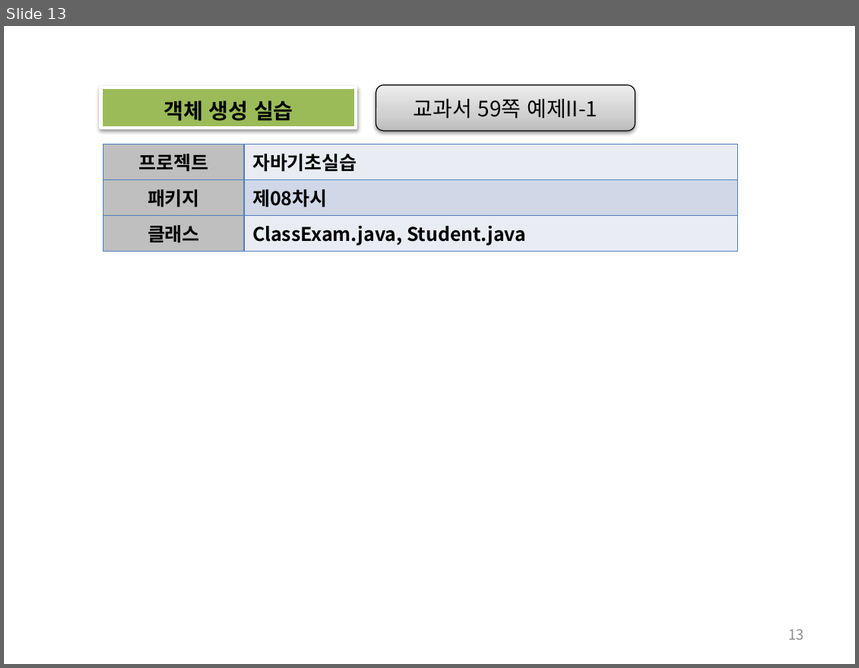
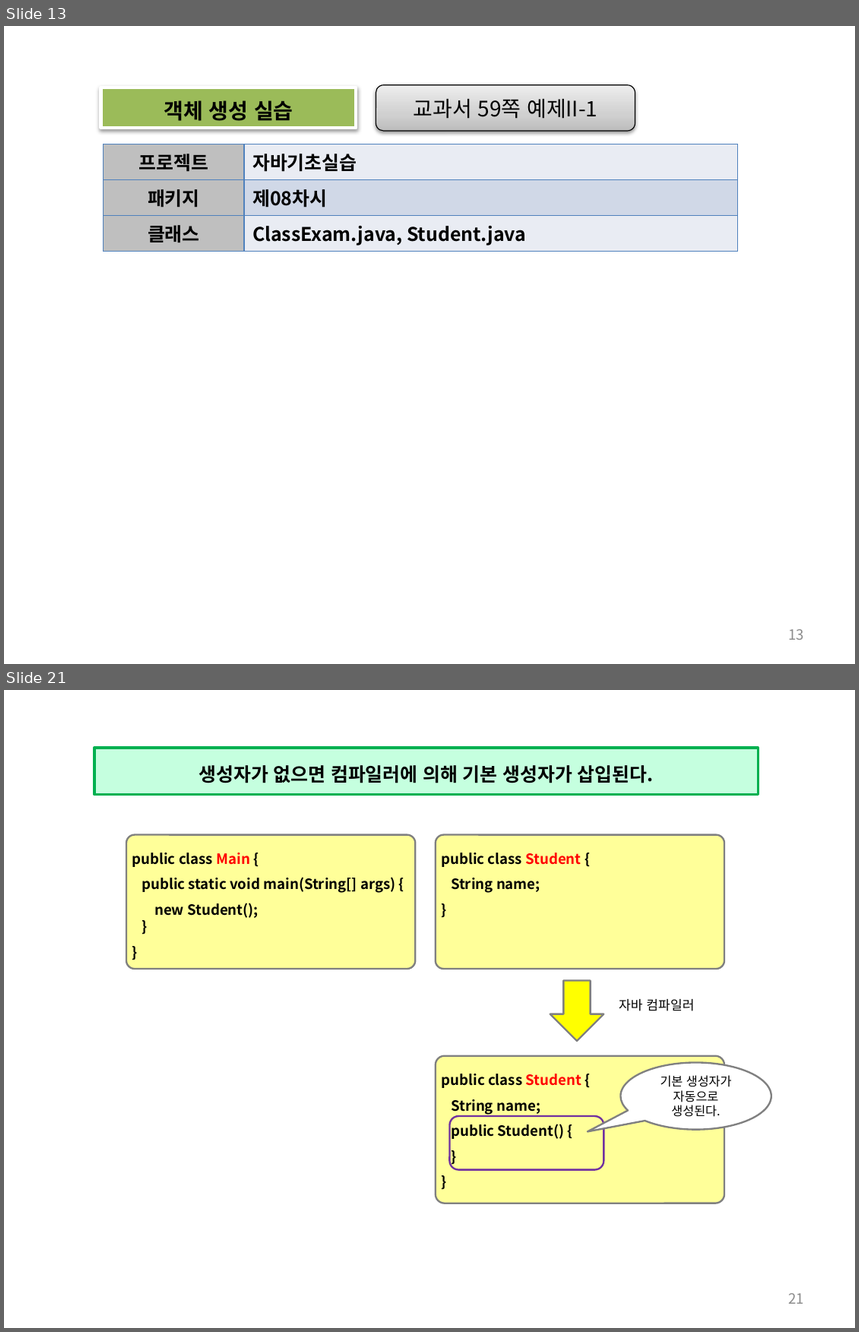
Before and after one commit to histime7/2018JavaClassroom, a slide deck: 수업자료/10_객체지향의 개요.pptx. Shown one above the other, each under a label of ours: slide 13 before the commit, slides 13 and 21 after it; the slides between them are not shown. The pictures are 859x668 and 859x1332 pixels, drawn with LibreOffice and Linux fonts; fonts in the diff are those of the drawing. Boxes give left, top, right and bottom in pixels: in the first picture for what was removed or moved away, otherwise in the second. Text is boxed around its words. In the diff, an @@ line names an element or a change of style, - is before the commit and + after.

```diff
--- a/수업자료/10_객체지향의 개요.pptx
+++ b/수업자료/10_객체지향의 개요.pptx
@@ slide 21 added at (x1=4, y1=690, x2=855, y2=1328), background #FFFFFF @@
@@ rectangle added at (x1=94, y1=748, x2=758, y2=795), fill #C5FFDF, outline #00B050 2 pt, 16 pt, text #000000, bold @@
+생성자가 없으면 컴파일러에 의해 기본 생성자가 삽입된다.
@@ rounded rectangle added at (x1=126, y1=834, x2=416, y2=968), fill #FFFF99, outline #808080 1.5 pt, 12 pt, text #000000, bold @@
+public class Main {
+public static void main(String[] args) {
+new Student();
+}
+}
@@ rounded rectangle added at (x1=436, y1=834, x2=725, y2=968), fill #FFFF99, outline #808080 1.5 pt, 12 pt, text #000000, bold @@
+public class Student {
+String name;
+}
@@ down arrow added at (x1=550, y1=981, x2=604, y2=1042), fill #FFFF00, outline #808080 1.5 pt @@
@@ text added at (x1=619, y1=999, x2=694, y2=1011), 11 pt, text #000000 @@
+자바 컴파일러
@@ rounded rectangle added at (x1=436, y1=1056, x2=725, y2=1203), fill #FFFF99, outline #808080 1.5 pt, 12 pt, text #000000, bold @@
+public class Student {
+String name;
+public Student() {
+}
+}
@@ speech bubble added at (x1=621, y1=1063, x2=772, y2=1130), fill #FFFFFF, outline #808080 1.5 pt, 10.5 pt, text #000000 @@
+기본 생성자가 자동으로 생성된다.
@@ rounded rectangle added at (x1=450, y1=1116, x2=604, y2=1170), outline #7030A0 1.5 pt @@
@@ page number added at (x1=788, y1=1293, x2=804, y2=1304), 12 pt, text #8C8C8C @@
+21
```
Also in this commit, not shown: 4 slides changed, 13 other slides added, 11 other files.
